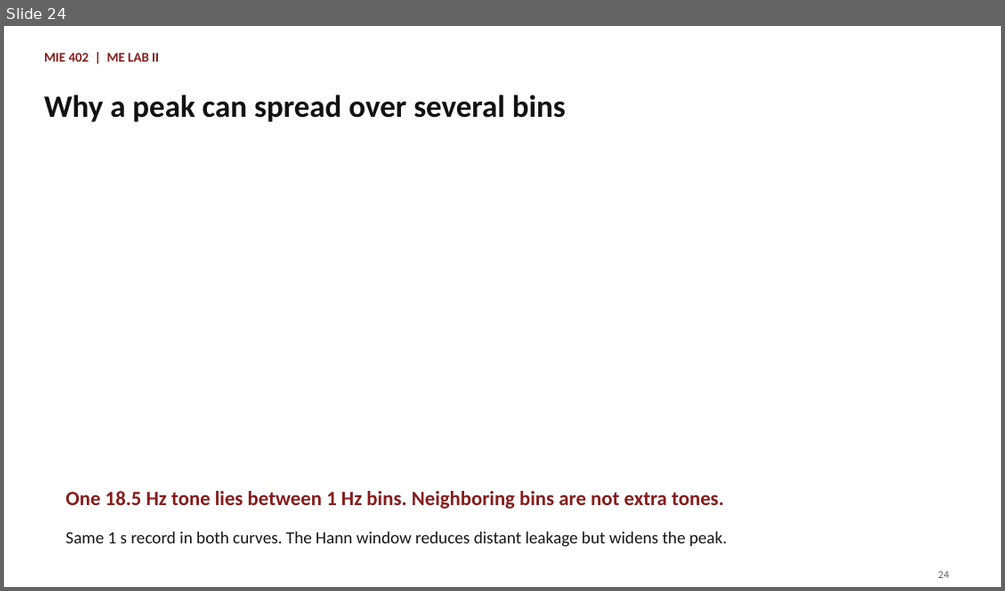
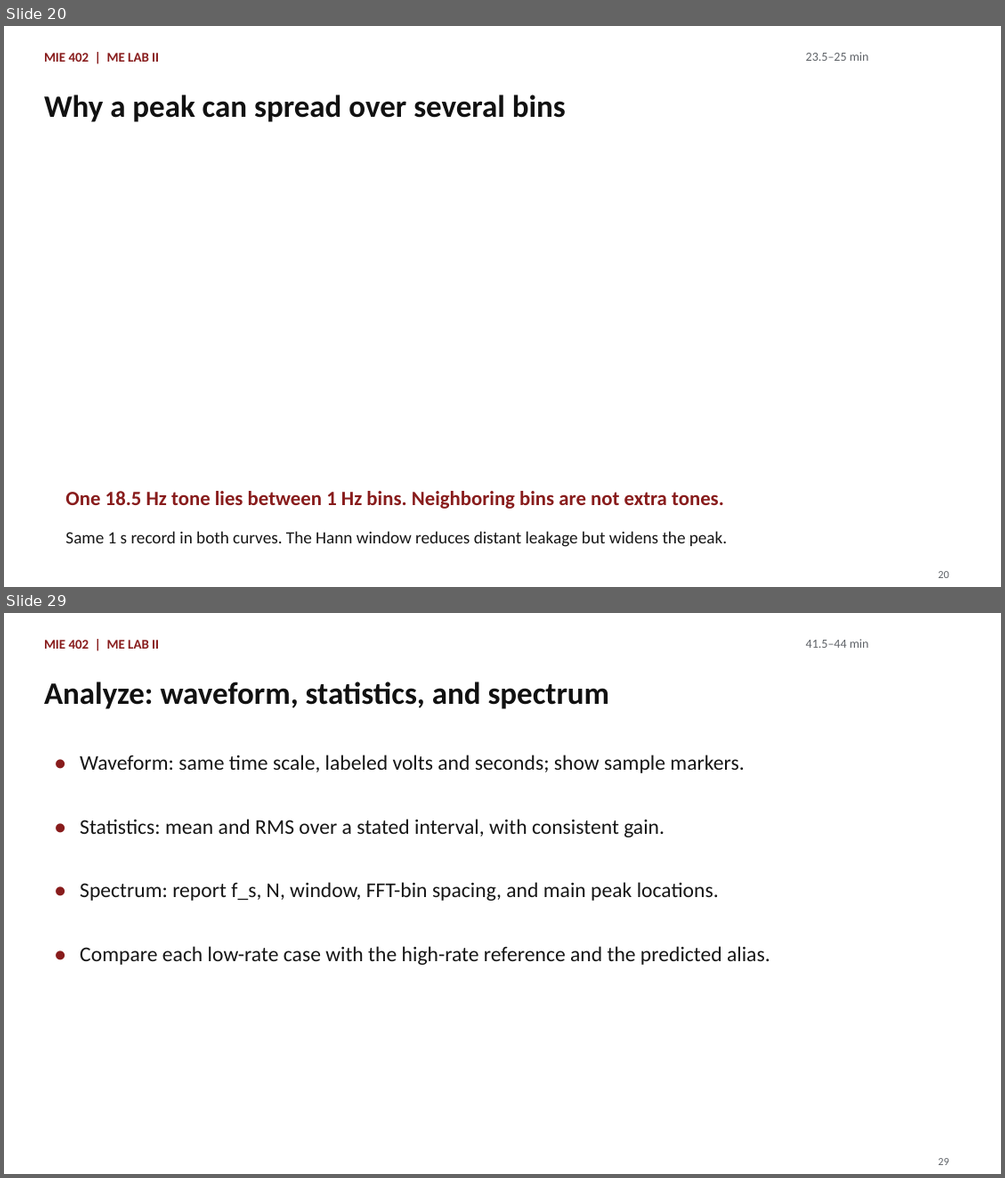
Before and after one commit to Ehsan-Roohi/MIE402-Lab, a slide deck: site/docs/MIE402_Lecture02_Sampling_Jupyter_PreLab1_Fall2026.pptx. Shown one above the other, each under a label of ours: slide 24 before the commit, slides 20 and 29 after it; the slides between them are not shown. The pictures are 1005x591 and 1005x1178 pixels, drawn with LibreOffice and Linux fonts; fonts in the diff are those of the drawing. Boxes give left, top, right and bottom in pixels: in the first picture for what was removed or moved away, otherwise in the second. Text is boxed around its words. In the diff, an @@ line names an element or a change of style, - is before the commit and + after.

```diff
--- a/site/docs/MIE402_Lecture02_Sampling_Jupyter_PreLab1_Fall2026.pptx
+++ b/site/docs/MIE402_Lecture02_Sampling_Jupyter_PreLab1_Fall2026.pptx
@@ slide 29 added at (x1=4, y1=613, x2=1001, y2=1174), background #FFFFFF @@
@@ text added at (x1=806, y1=639, x2=869, y2=648), 12 pt, text #5F6368 @@
+41.5–44 min
@@ text added at (x1=44, y1=640, x2=159, y2=649), 12.8 pt, text #881C1C, bold @@
+MIE 402 | ME LAB II
@@ text added at (x1=44, y1=682, x2=610, y2=709), 30 pt, text #111111, bold @@
+Analyze: waveform, statistics, and spectrum
@@ text added at (x1=48, y1=746, x2=66, y2=779), 20.2 pt, text #881C1C, bold @@
+•
@@ text added at (x1=80, y1=755, x2=744, y2=773), 20.2 pt, text #161616 @@
+Waveform: same time scale, labeled volts and seconds; show sample markers.
@@ text added at (x1=48, y1=809, x2=66, y2=842), 20.2 pt, text #881C1C, bold @@
+•
@@ text added at (x1=80, y1=819, x2=664, y2=837), 20.2 pt, text #161616 @@
+Statistics: mean and RMS over a stated interval, with consistent gain.
@@ text added at (x1=48, y1=873, x2=66, y2=906), 20.2 pt, text #881C1C, bold @@
+•
@@ text added at (x1=80, y1=882, x2=719, y2=900), 20.2 pt, text #161616 @@
+Spectrum: report f_s, N, window, FFT-bin spacing, and main peak locations.
@@ text added at (x1=48, y1=937, x2=66, y2=970), 20.2 pt, text #881C1C, bold @@
+•
@@ text added at (x1=80, y1=946, x2=770, y2=965), 20.2 pt, text #161616 @@
+Compare each low-rate case with the high-rate reference and the predicted alias.
@@ text added at (x1=938, y1=1158, x2=948, y2=1165), 10.5 pt, text #5F6368 @@
+29
@@ what was slide 24 is now slide 20 @@
@@ slide 20 changed as well @@
@@ text added at (x1=806, y1=52, x2=869, y2=61), 12 pt, text #5F6368 @@
+23.5–25 min
@@ text at (x1=938, y1=571, x2=948, y2=578): text changed @@
-24
+20
```
Also in this commit, not shown: 13 other slides changed, 17 other slides added, 17 slides removed, 15 other files.
